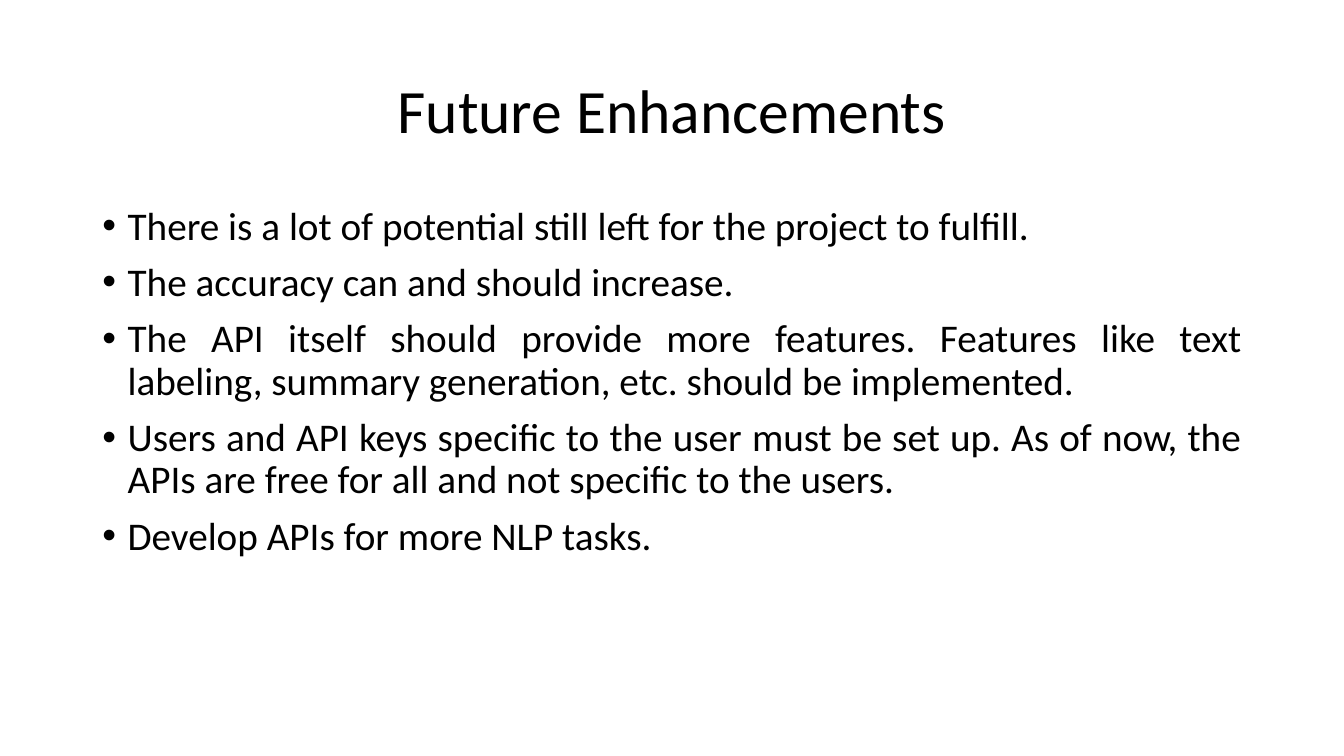
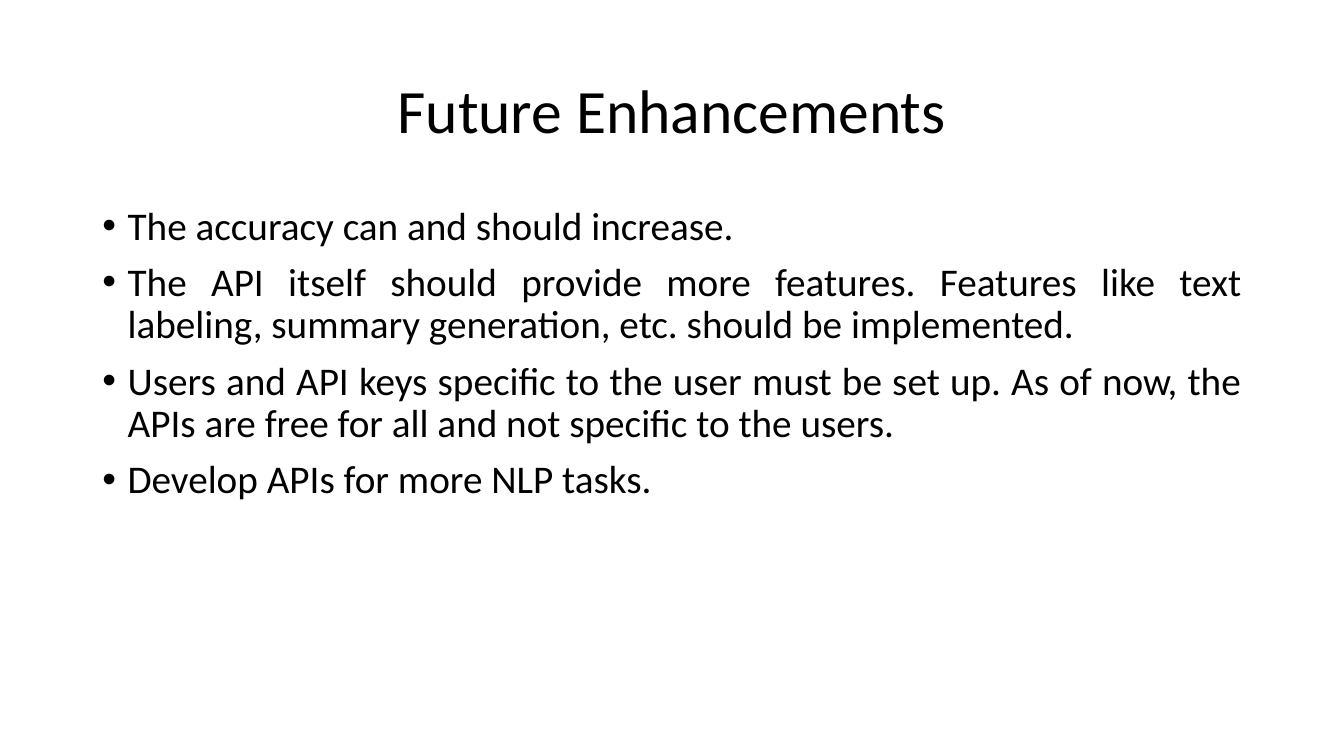
Before and after one commit to HarshaKy/text-classifier, a slide deck: slide 33 of docs/presentation/Presentation.pptx. Drawn at 1344x756 pixels with LibreOffice and Linux fonts; fonts in the diff are those of the drawing. Boxes give left, top, right and bottom in pixels: in the first picture for what was removed or moved away, otherwise in the second. Text is boxed around its words. In the diff, an @@ line names an element or a change of style, - is before the commit and + after.

```diff
--- a/docs/presentation/Presentation.pptx
+++ b/docs/presentation/Presentation.pptx
@@ text at [128,212,1029,247]: paragraph removed @@
-• There is a lot of potential still left for the project to fulfill.
```
Also in this commit, not shown: 8 other slides changed, 3 other files.
